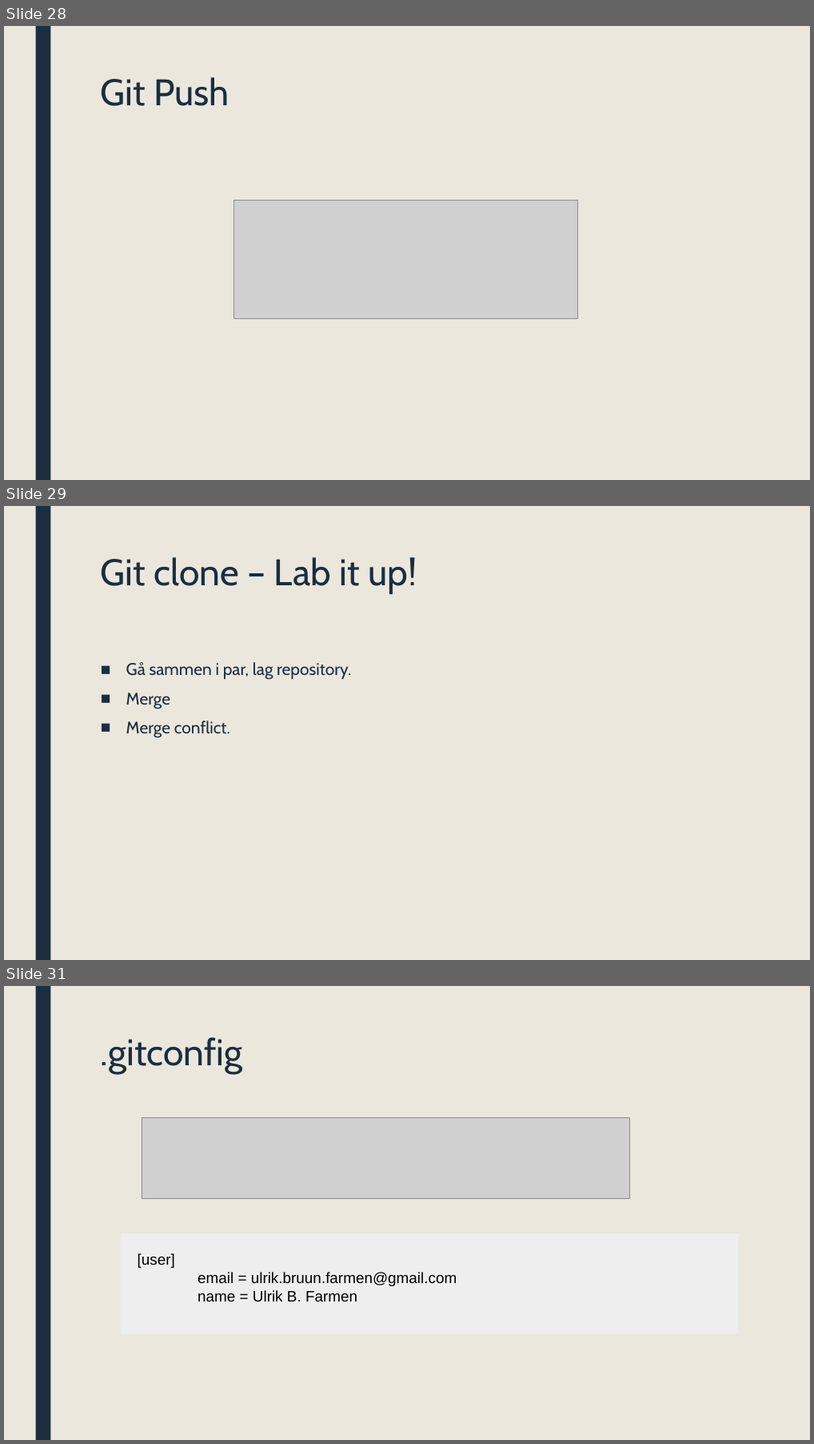
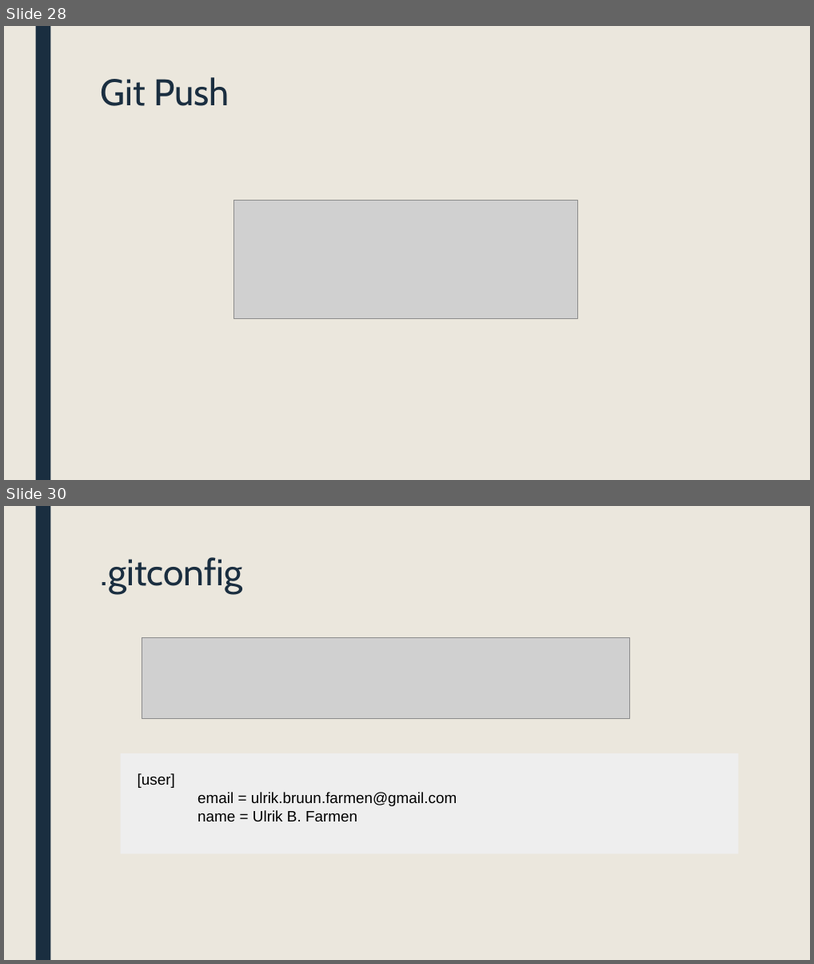
Before and after one commit to ufarm/sommer2016, a slide deck: GIT.pptx. Shown one above the other, each under a label of ours: slides 28, 29 and 31 before the commit, slides 28 and 30 after it; the slides between them are not shown. The pictures are 814x1444 and 814x964 pixels, drawn with LibreOffice and Linux fonts; fonts in the diff are those of the drawing; grey boxes stand for pictures. Boxes give left, top, right and bottom in pixels: in the first picture for what was removed or moved away, otherwise in the second. Text is boxed around its words. In the diff, an @@ line names an element or a change of style, - is before the commit and + after.

```diff
--- a/GIT.pptx
+++ b/GIT.pptx
@@ slide 29 removed at (x1=4, y1=506, x2=810, y2=960), background #EBE7DD; not listed: 1 template element that a slide beside it also shows @@
@@ title removed at (x1=101, y1=557, x2=417, y2=594) @@
-Git clone – Lab it up!
@@ text removed at (x1=126, y1=662, x2=351, y2=738) @@
-■ Gå sammen i par, lag repository.
-■ Merge
-■ Merge conflict.
@@ what was slide 31 is now slide 30 @@
```
Also in this commit, not shown: 12 slides changed, 1 slide added, 1 other slide removed.
